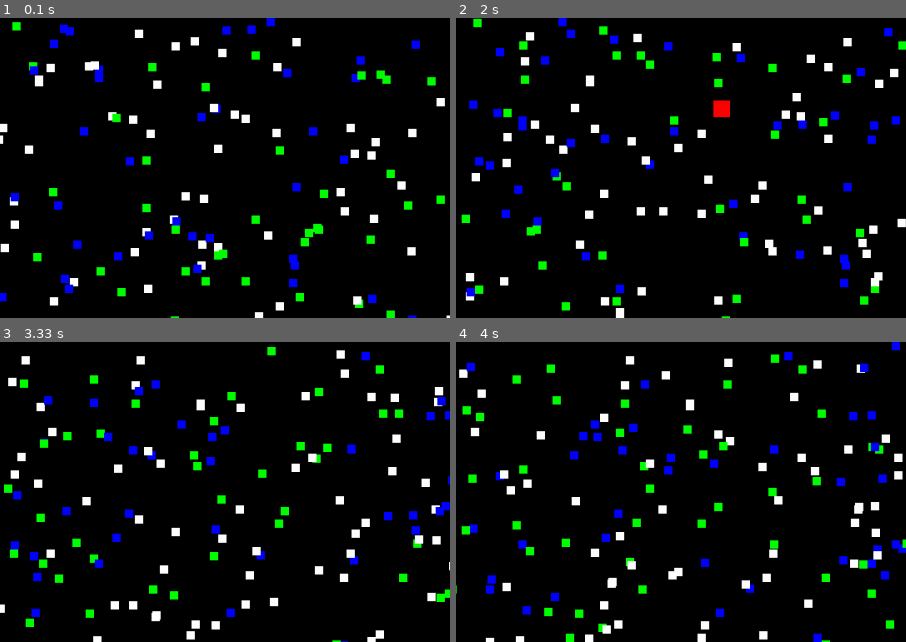
Above: before the commit, frames 1-4 (two rows, left to right).
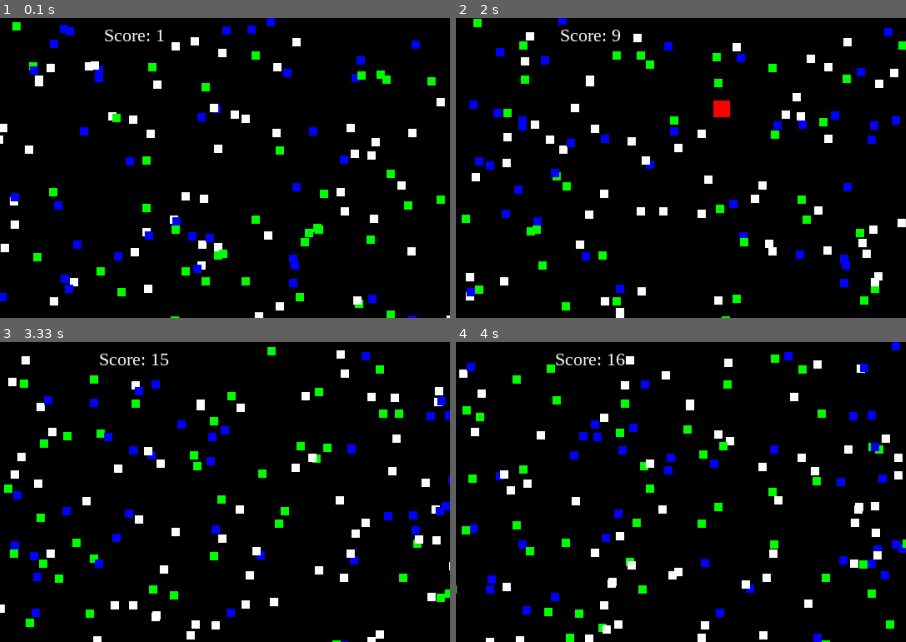
Above: after the commit, the same moments.

Repository: Mouradost/PygameSimulation
Game: pygame game, started from Game.py
The game is run twice, just before and just after one commit, with the same random seed, the same clock (stepped at 60 frames per second) and the same inputs.
Inputs (mouse positions are % of the whole screen's width and height, from its top left):
- Up to frame 1 (0.1 s): no input
- Up to frame 2 (2 s): click (18, 66) at 0.38 s; click (49, 94) at 0.72 s; click (82, 47) at 1.05 s; click (60, 72) at 1.38 s; click (65, 15) at 1.72 s
- Up to frame 3 (3.33 s): click (24, 13) at 2.05 s; click (14, 47) at 2.38 s; click (50, 62) at 2.72 s; click (76, 66) at 3.05 s
- Up to frame 4 (4 s): click (70, 42) at 3.38 s; click (12, 28) at 3.72 s
The pictures show only the part of the screen within x 35-85%, y 0-50%; the shares and areas given below are measured in that part.

The runs differ from the first frame. In frame 1, 0.3% of the frame differs, in the area x 23-37%, y 3-8%; in frame 2, 0.4%, in the area x 23-37%, y 2-9%; in frame 3, 0.3%; in frame 4, 0.3%.

Commit message:
add AI and some modifications to the game

Diff:
--- a/Game.py
+++ b/Game.py
@@ -56,6 +56,7 @@
         self.image.fill(color)
         self.rect = self.image.get_rect()
         self.rect.center = [x, y]
+        self.score = 0
 
     def move(self, x, y):
         if self.rect.midright[0] + x < WIDTH and self.rect.midleft[0] + x > 0:
@@ -85,6 +86,7 @@
     screen = pygame.display.set_mode(SIZE)
     clock = pygame.time.Clock()
     pygame.display.set_caption("Eat me")
+    font = pygame.font.SysFont("timesnewroman", 22)
 
     # Player
     player = pygame.sprite.GroupSingle()
@@ -106,13 +108,18 @@
         player.update()
 
         # Check for collision
-        pygame.sprite.spritecollide(
-            player.sprite, blobs, True)
+        for _ in pygame.sprite.spritecollide(
+                player.sprite, blobs, True):
+            player.sprite.score += 1
 
         # Drawing to the screen
         screen.fill(BLACK)
         blobs.draw(screen)
         player.draw(screen)
+        surface = font.render(f"Score: {player.sprite.score}", True, WHITE)
+        rect = surface.get_rect(center=(WIDTH // 2, 20))
+        pygame.draw.rect(screen, BLACK, rect)
+        screen.blit(surface, rect)
 
         pygame.display.update()
         clock.tick(60)
--- /dev/null
+++ b/SimAI.py
@@ -0,0 +1,179 @@
+import matplotlib.pyplot as plt
+from matplotlib import rcParams
+import pygame
+import random
+import sys
+
+# Colors
+BLACK, WHITE, RED, GREEN, BLUE, GREY = (
+    0, 0, 0), (255, 255, 255), (255, 0, 0), (0, 255, 0), (0, 0, 255), (100, 100, 100)
+
+# AI constants
+AI_TOLERANCE = 2
+
+
+class AI:
+    def __init__(self, fps):
+        self.actions = [(0, 0), (0, 1), (0, -1), (1, 0),
+                        (-1, 0), (1, 1), (-1, 1), (1, -1), (-1, -1)]
+        self.fps = fps
+        self.tolerance = AI_TOLERANCE * self.fps
+        self.choice = random.randint(0, len(self.actions)-1)
+        self.current_score = 0
+        pass
+
+    def take_action(self, reward):
+        if reward > self.current_score:
+            self.current_score = reward
+        else:
+            self.tolerance -= 1
+            if self.tolerance <= 0:
+                self.tolerance = AI_TOLERANCE * self.fps
+                self.choice = random.randint(0, len(self.actions)-1)
+        x, y = self.actions[self.choice][0], self.actions[self.choice][1]
+        return x, y
+
+
+class Player(pygame.sprite.Sprite):
+    def __init__(self, id, map_width, map_height, width, height, color, velocity, fps):
+        super(Player, self).__init__()
+        self.id = id
+        self.velocity = velocity
+        self.image = pygame.Surface([width, height])
+        self.image.fill(color)
+        self.rect = self.image.get_rect()
+        self.rect.center = [random.randint(
+            100, map_width - 100), random.randint(100, map_height - 100)]
+        self.map_width = map_width
+        self.map_height = map_height
+        self.score = 0
+        self.brain = AI(fps)
+
+    def move(self, step):
+        if self.rect.midright[0] + step[0] < self.map_width and self.rect.midleft[0] + step[0] > 0:
+            self.rect.x += int(step[0] * self.velocity)
+        if self.rect.midbottom[1] + step[1] < self.map_height and self.rect.midtop[1] + step[1] > 0:
+            self.rect.y += int(step[1] * self.velocity)
+
+    def update(self):
+        self.move(self.brain.take_action(reward=self.score))
+
+
+class Food(pygame.sprite.Sprite):
+    def __init__(self, sim_size):
+        super(Food, self).__init__()
+        self.height = 10
+        self.width = 10
+        self.image = pygame.Surface([self.height, self.width])
+        self.image.fill(RED)
+        self.rect = self.image.get_rect()
+        self.rect.center = [random.randint(
+            self.width, sim_size[0] - self.width), random.randint(self.height, sim_size[1] - self.height)]
+
+    def update(self):
+        pass
+
+
+class Simulation(pygame.sprite.Sprite):
+    def __init__(self, height, width, runtime, fps=60, population_size=5, nb_food=10):
+        self.size = (height, width)
+        self.simulation_time = runtime * fps
+        self.fps = fps
+        self.nb_food = nb_food
+        self.population_size = population_size
+
+    def initialize(self):
+        # Setting up Pygame
+        pygame.init()
+        self.font = pygame.font.SysFont("timesnewroman", 22)
+        self.screen = pygame.display.set_mode(
+            self.size)  # , pygame.FULLSCREEN)
+        self.clock = pygame.time.Clock()
+        pygame.display.set_caption("AI Simulation")
+
+        # Simulation variables
+        self.active = True
+        self.foods = pygame.sprite.Group()
+        [self.foods.add(Food(self.size))
+         for o in range(self.nb_food)]
+        self.players = pygame.sprite.Group()
+        [self.players.add(Player(
+            id=i + 1,
+            map_width=self.size[0], map_height=self.size[1],
+            width=20, height=20, color=GREEN, velocity=2, fps=self.fps
+        )) for i in range(self.population_size)]
+
+    def draw(self):
+        self.screen.fill(BLACK)
+        self.players.draw(self.screen)
+        self.foods.draw(self.screen)
+
+    def stats(self, ticker):
+        stat = f"Time: {ticker // self.fps} | "
+        for player in self.players:
+            stat += f"Player {player.id}: {player.score} || "
+        surface = self.font.render(
+            stat,
+            True, WHITE
+        )
+        rect = surface.get_rect(center=(self.size[0] // 2, 20))
+        pygame.draw.rect(self.screen, BLACK, rect)
+        self.screen.blit(surface, rect)
+
+    def update(self):
+        self.foods.update()
+        self.players.update()
+
+    def check_collision(self):
+        for collision in pygame.sprite.groupcollide(self.players, self.foods, False, True):
+            collision.score += 1
+
+    def run(self):
+        # Initialize the simulation
+        self.initialize()
+        ticker = 0
+
+        # The main loop
+        while(ticker < self.simulation_time and self.active):
+            for event in pygame.event.get():
+                if event.type == pygame.QUIT:
+                    self.stop()
+
+                if event.type == pygame.KEYDOWN:
+                    if event.key == pygame.K_ESCAPE:
+                        self.active = False
+
+            # Update the simulation
+            self.update()
+
+            # Check for collision
+            self.check_collision()
+
+            # Drawing to the screen
+            self.draw()
+
+            # Show the score
+            self.stats(ticker)
+            ticker += 1
+
+            pygame.display.update()
+            self.clock.tick(self.fps)
+
+        self.stop()
+
+    def stop(self):
+        pygame.quit()
+        for player in self.players:
+            plt.bar(player.id, player.score, label=f'Player {player.id}')
+        plt.legend()
+        plt.show()
+        sys.exit()
+
+
+if __name__ == '__main__':
+    rcParams["figure.figsize"] = 12, 8
+    sim = Simulation(
+        height=1080, width=720, runtime=20,
+        fps=60, population_size=5, nb_food=1000
+    )
+    sim.run()
Binary file added: Doc/ResultAI.png
Binary file added: Doc/SimAI.png
Not shown, changed: README.md
